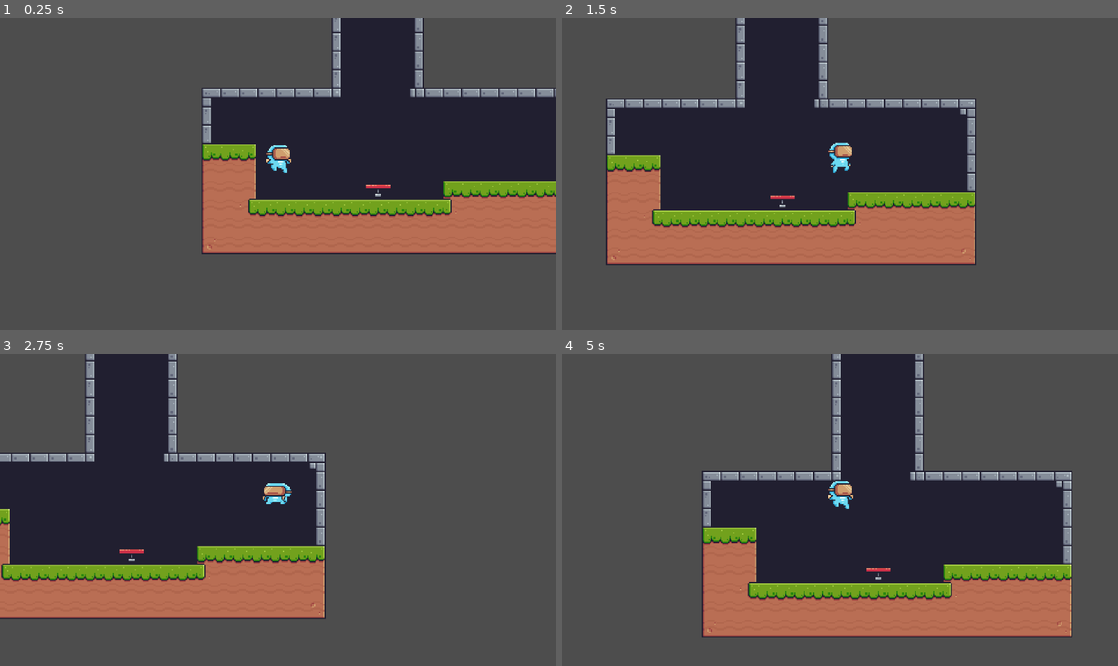
Above: before the commit, frames 1-4 (two rows, left to right).
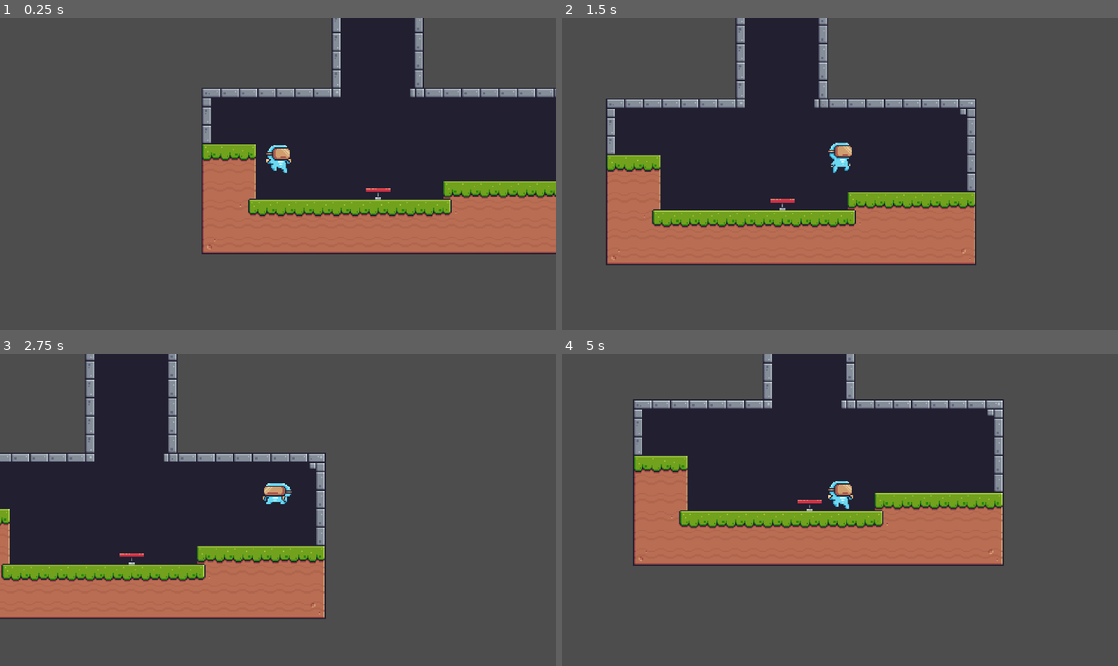
Above: after the commit, the same moments.

Repository: bennytha/platformer
Game: Godot game, scene res://game/levels/level.tscn
Two runs of this game, one before a commit and one after it. Both use one fixed random seed, a clock stepped at 60 frames per second and the inputs below.
Inputs:
- Up to frame 1 (0.25 s): no input
- Up to frame 2 (1.5 s): hold D (move_right) from 0.53 s (still down); tap Space (jump) at 0.6, 0.77, 1.07, 1.35 s
- Up to frame 3 (2.75 s): tap Space (jump) at 1.52, 1.82, 2.1 s; release D (move_right) at 2.03 s; hold A (move_left) from 2.03 s (still down)
- Up to frame 4 (5 s): tap Space (jump) at 2.85, 3.02, 3.32, 3.6, 3.77, 4.07, 4.35, 4.52, 4.82 s; release A (move_left) at 4.28 s; hold D (move_right) from 4.28 s (still down)

The runs differ from the first frame. In frame 1, 0.1% of the frame differs, in the area x 65-71%, y 53-59%; in frame 2, 0.1%; in frame 3, 0.1%; in frame 4, 50%, in the area x 12-92%, y 0-91%.

Commit message:
clean up

Diff:
--- a/game/actors/player/state/state_machine.gd
+++ b/common/class/state_machine.gd
@@ -1,5 +1,7 @@
 class_name StateMachine
 extends Node
+
+const STATE_CONSTANTS = preload("uid://b6wivypnve7pm")
 
 @export var initial_state: State
 
@@ -34,12 +36,8 @@
 		return
 
 	if new_state == current_state:
-		if new_state_name.to_lower() != "force_jump":
+		if not new_state_name.to_lower() in STATE_CONSTANTS.RE_ENTER_STATES:
 			return
-
-		current_state.exit()
-		current_state.enter()
-		return
 
 	current_state.exit()
 	current_state = new_state
--- /dev/null
+++ b/common/state_constants.gd
@@ -0,0 +1,7 @@
+extends Resource
+
+class_name StateConstants
+
+const RE_ENTER_STATES: Array = [
+	"force_jump",
+]
--- a/game/actors/player/player.tscn
+++ b/game/actors/player/player.tscn
@@ -10,7 +10,7 @@
 [ext_resource type="Texture2D" uid="uid://bhal01n8b5npx" path="res://assets/Main Characters/Virtual Guy/Wall Jump (32x32).png" id="7_34jf3"]
 [ext_resource type="Script" uid="uid://b2qg1qf76lcgr" path="res://common/components/health_component.gd" id="9_42h83"]
 [ext_resource type="Script" uid="uid://co5n1lngao5ed" path="res://common/components/input_component.gd" id="9_ml7e8"]
-[ext_resource type="Script" uid="uid://q6ftf3uef2vi" path="res://game/actors/player/state/state_machine.gd" id="10_4ja17"]
+[ext_resource type="Script" uid="uid://q6ftf3uef2vi" path="res://common/class/state_machine.gd" id="10_4ja17"]
 [ext_resource type="Script" uid="uid://ceche0tcm7afn" path="res://common/components/velocity_component.gd" id="10_v4iqv"]
 [ext_resource type="Script" uid="uid://doi508hasyu4y" path="res://game/actors/player/state/idle_state.gd" id="11_v4iqv"]
 [ext_resource type="Script" uid="uid://dno1hlt8i4cyj" path="res://game/actors/player/state/double_jump_state.gd" id="12_42h83"]
--- a/game/levels/level.tscn
+++ b/game/levels/level.tscn
@@ -36,7 +36,7 @@
 debug_color = Color(0.8927719, 0.30006748, 0.31701434, 0.41960785)
 
 [node name="Trampoline" parent="." unique_id=1331006497 instance=ExtResource("5_7hkuw")]
-position = Vector2(745, 190)
+position = Vector2(745, 193)
 
 [node name="AntiGravity" parent="." unique_id=1209656866 instance=ExtResource("6_dh60h")]
 position = Vector2(746, -14)
--- a/game/objects/interactive_items/scripts/jump_force.gd
+++ b/game/objects/interactive_items/scripts/jump_force.gd
@@ -4,7 +4,7 @@
 # Customize how high this specific trampoline shoots the player
 @export var bounce_velocity: float = -600.0
 
-func _on_area_entered(area: Area2D) -> void:
+func _on_area_entered(_area: Area2D) -> void:
 	animated_sprite_2d.play("jump")
 	await animated_sprite_2d.animation_finished
 	animated_sprite_2d.play("idle")
Renamed: game/actors/player/state/state.gd -> common/class/state.gd
Renamed: game/actors/player/state/state.gd.uid -> common/class/state.gd.uid
Renamed: game/actors/player/state/state_machine.gd.uid -> common/class/state_machine.gd.uid
Not shown, added: common/state_constants.gd.uid
